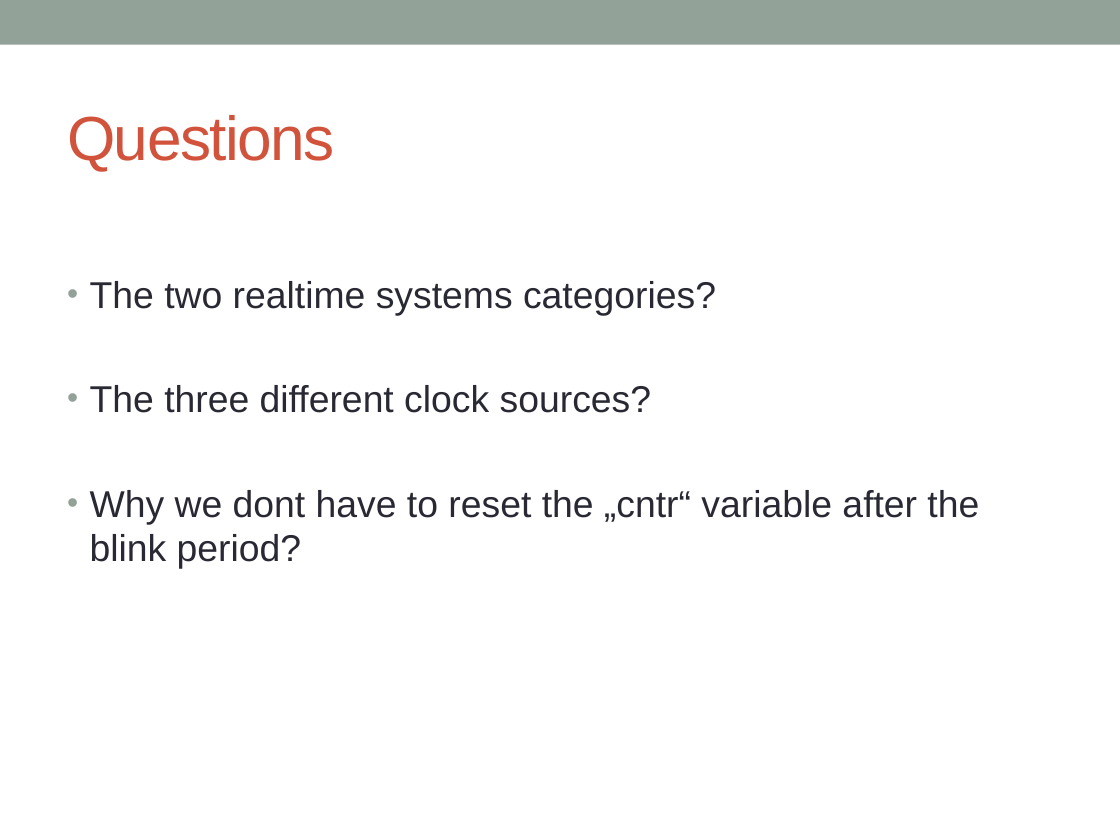
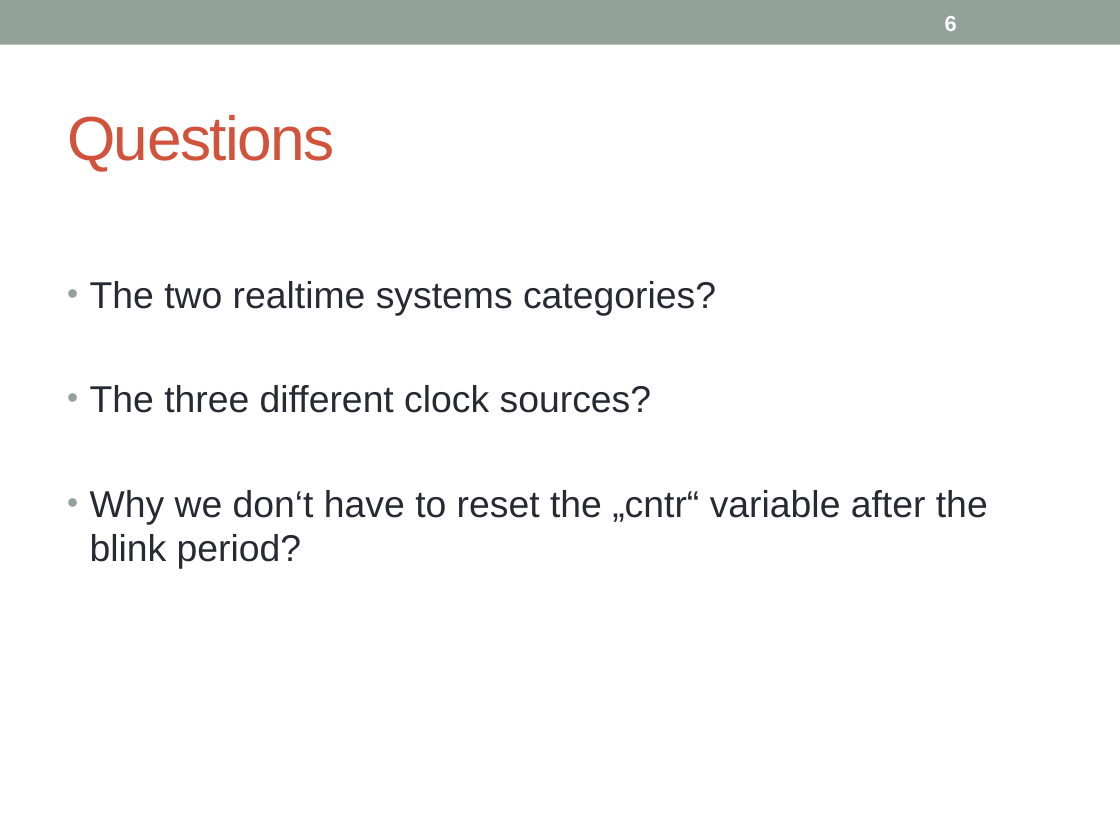
Before and after one commit to FlorianOechslin/Dicke-Controller-Kartoffelsalat, a slide deck: slide 6 of SW04_Monday.pptx. Drawn at 1120x840 pixels with LibreOffice and Linux fonts; fonts in the diff are those of the drawing. Boxes give left, top, right and bottom in pixels: in the first picture for what was removed or moved away, otherwise in the second. Text is boxed around its words. In the diff, an @@ line names an element or a change of style, - is before the commit and + after.

```diff
--- a/SW04_Monday.pptx
+++ b/SW04_Monday.pptx
@@ page number added at box(945, 16, 957, 31), 14 pt, text #FFFFFF, bold @@
+6
@@ text at box(90, 490, 988, 569): text changed @@
-• Why we dont have to reset the „cntr“ variable after the blink period?
+• Why we don‘t have to reset the „cntr“ variable after the blink period?
```
Also in this commit, not shown: 5 other slides changed, 5 slides added.
